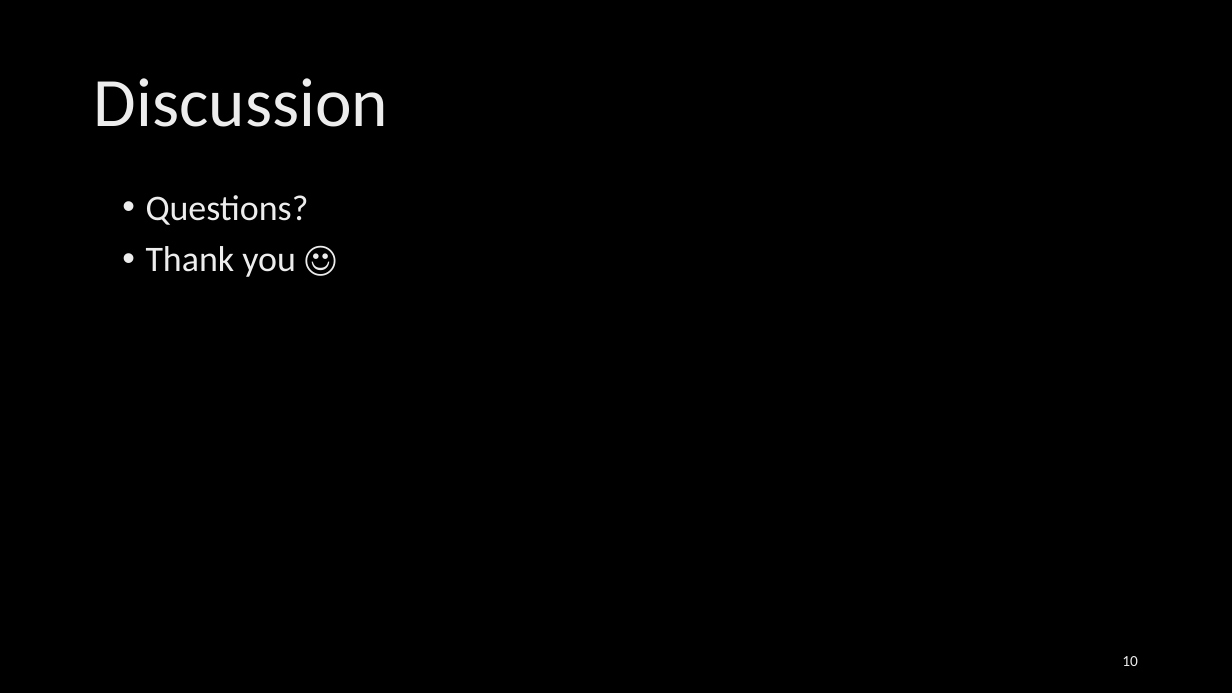
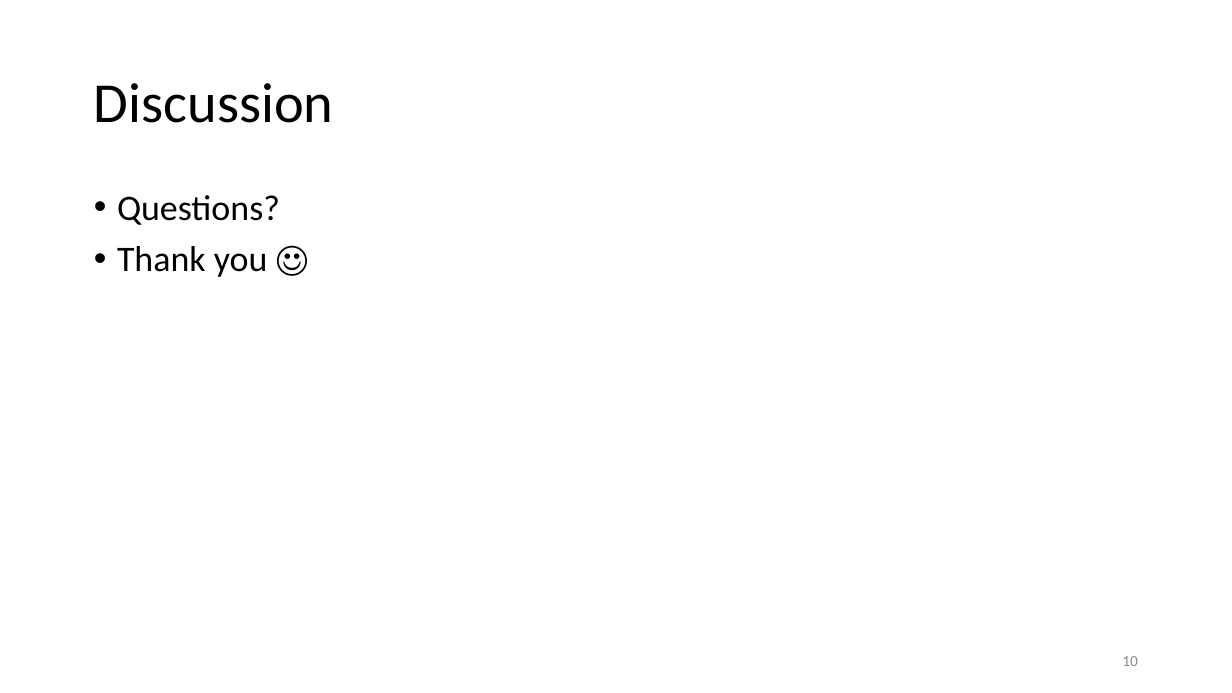
Before and after one commit to parfaire/DaDeDupNew, a slide deck: slide 10 of dd/DaDeDup.pptx. Drawn at 1232x693 pixels with LibreOffice and Linux fonts; fonts in the diff are those of the drawing; background and template pictures are left out. Boxes give left, top, right and bottom in pixels: in the first picture for what was removed or moved away, otherwise in the second. Text is boxed around its words. In the diff, an @@ line names an element or a change of style, - is before the commit and + after.

```diff
--- a/dd/DaDeDup.pptx
+++ b/dd/DaDeDup.pptx
@@ background picture (left out) to #FFFFFF @@
@@ title "Discussion" at (94,83,334,123): size 54 to 44 pt, text colour gradient #DEDEDE to #EDEDED to #FFFFFF to #000000 @@
@@ text "Questions?": place and size @@
-text "Questions?" at (146,195,309,277)
+text "Questions?" at (117,195,280,277)
@@ text "Questions?" at (117,195,280,277): text colour gradient #DEDEDE to #EDEDED to #FFFFFF to #000000 @@
@@ page number at (1122,656,1138,666): text colour gradient #9E9E9E to #EDEDED to #FFFFFF to #8C8C8C @@
```
Also in this commit, not shown: 9 other slides changed, 1 slide added, 16 other files.
